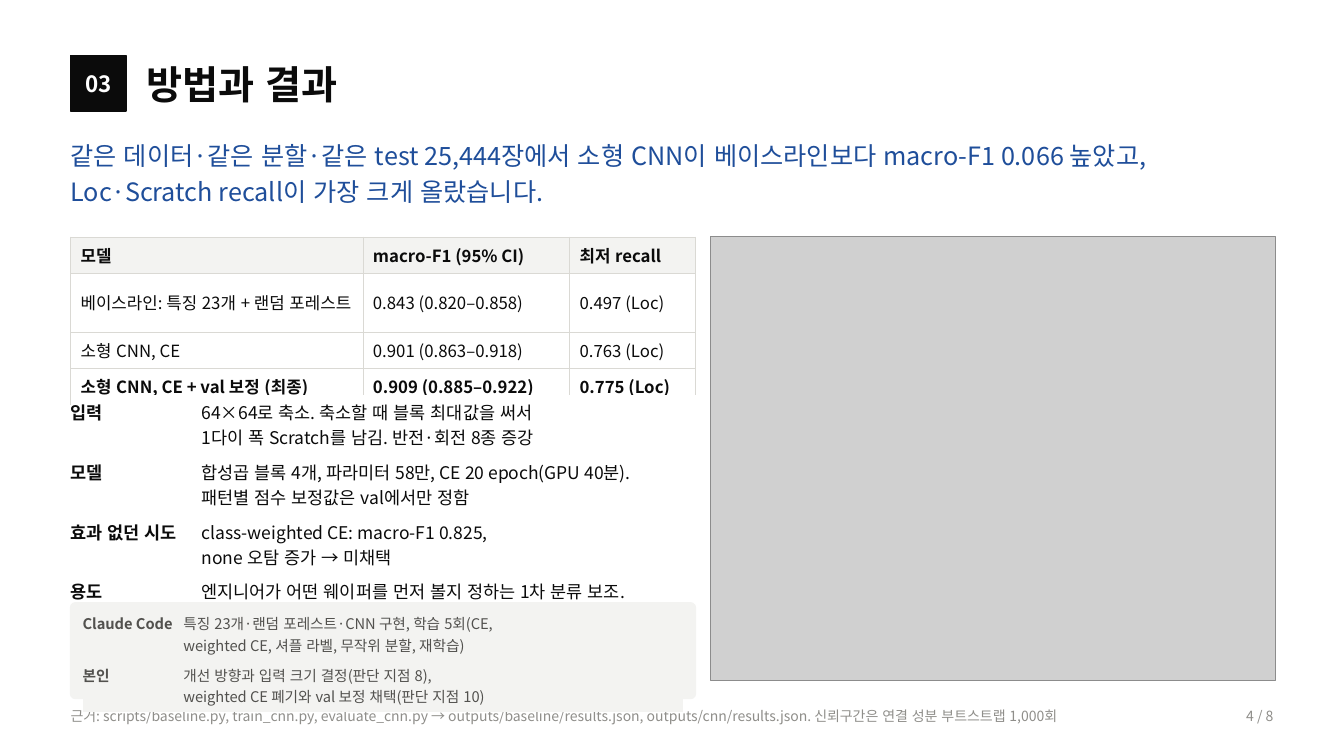
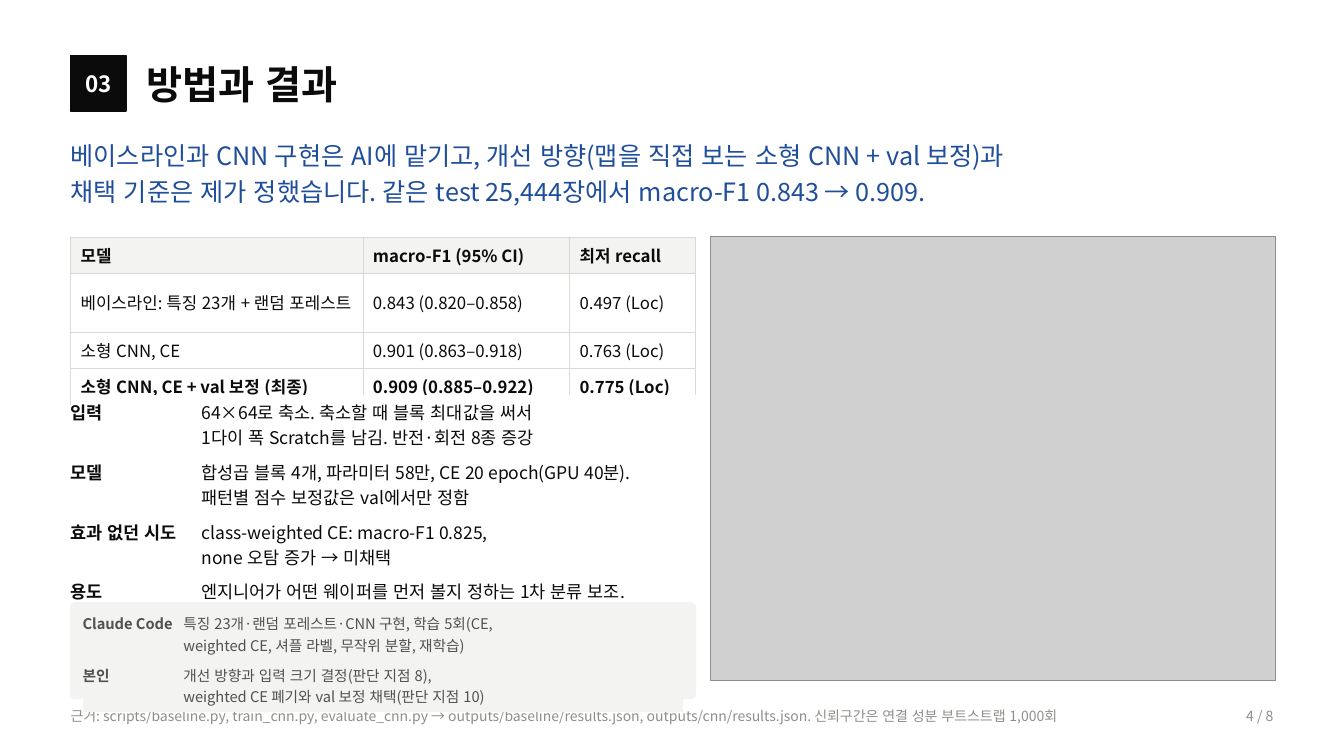
Before and after one commit to sl2ver/wm811k-wafer-defect-classification, a slide deck: slide 4 of portfolio/portfolio.pptx. Drawn at 1344x756 pixels with LibreOffice and Linux fonts; fonts in the diff are those of the drawing; grey boxes stand for pictures. Boxes give left, top, right and bottom in pixels: in the first picture for what was removed or moved away, otherwise in the second. Text is boxed around its words. In the diff, an @@ line names an element or a change of style, - is before the commit and + after.

```diff
--- a/portfolio/portfolio.pptx
+++ b/portfolio/portfolio.pptx
@@ text at bbox=[71, 144, 1004, 206]: text changed @@
-같은 데이터·같은 분할·같은 test 25,444장에서 소형 CNN이 베이스라인보다 macro-F1 0.066 높았고,
-Loc·Scratch recall이 가장 크게 올랐습니다.
+베이스라인과 CNN 구현은 AI에 맡기고, 개선 방향(맵을 직접 보는 소형 CNN + val 보정)과
+채택 기준은 제가 정했습니다. 같은 test 25,444장에서 macro-F1 0.843 → 0.909.
```
Also in this commit, not shown: 5 other slides changed, 12 other files.
